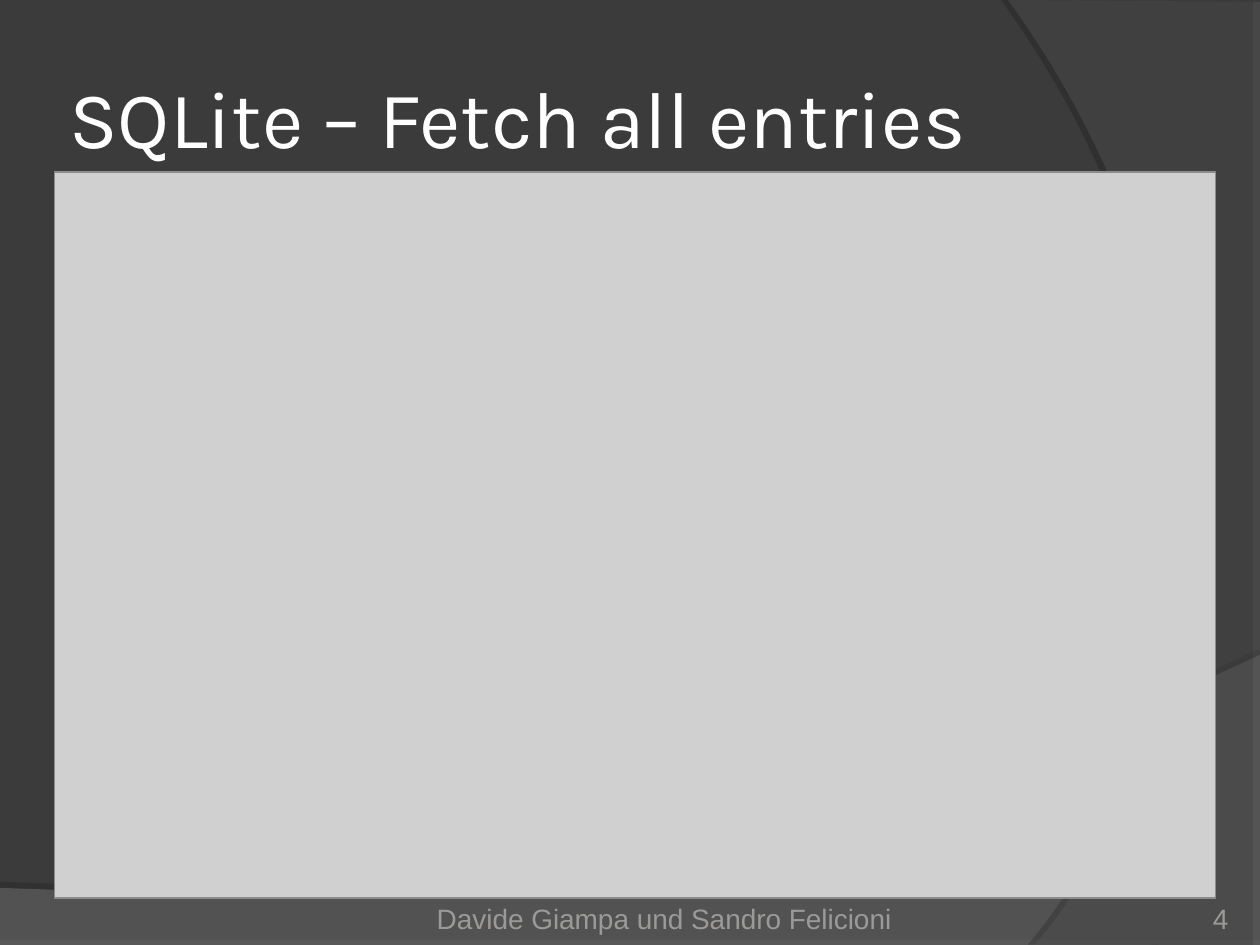
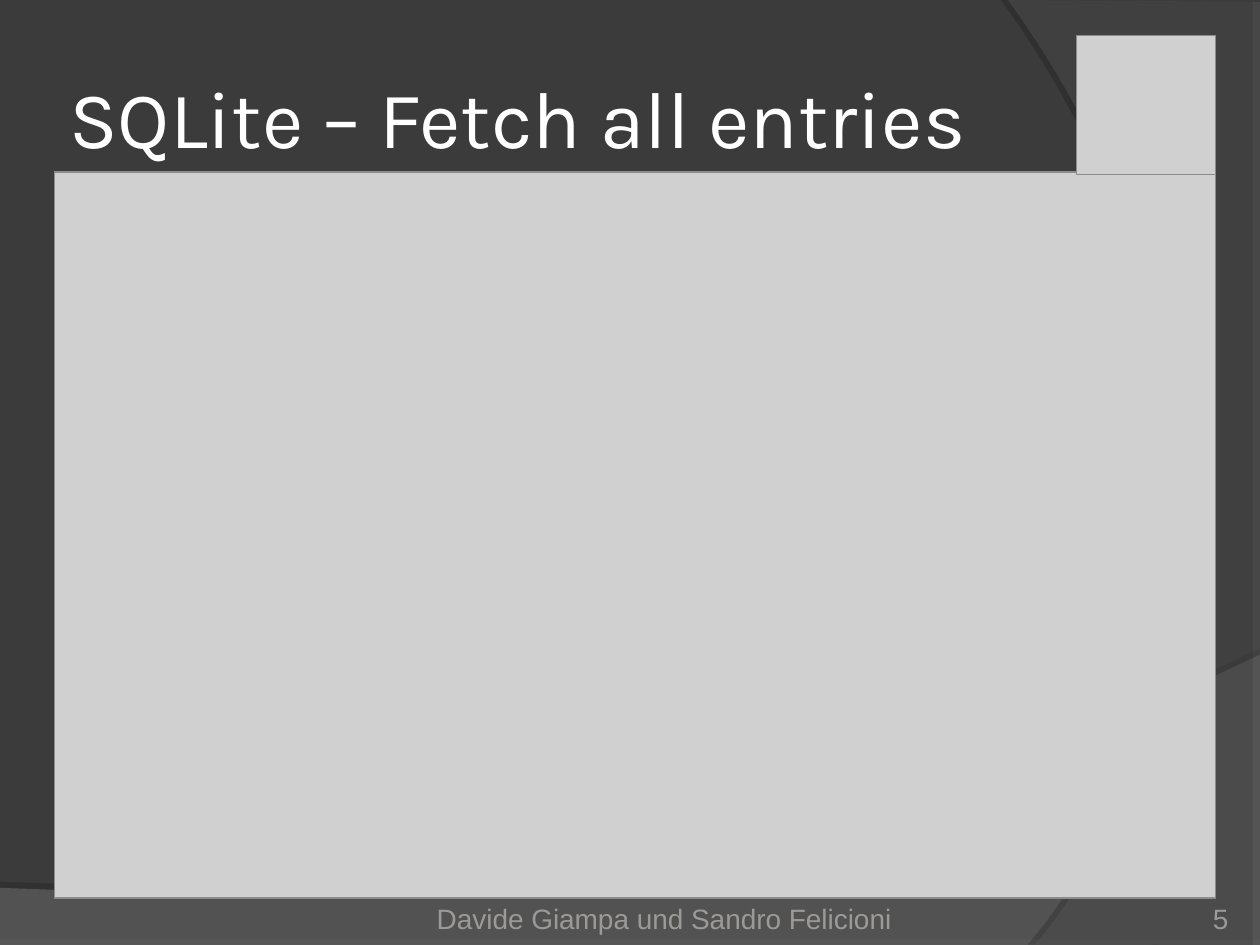
Before and after one commit to Mr-Slash/TrailDevils, a slide deck: slide 5 of doc/01_Project Management/TrailDevils-final.ppt (slide 4 before the commit). Drawn at 1260x945 pixels with LibreOffice and Linux fonts; fonts in the diff are those of the drawing; grey boxes stand for pictures. Boxes give left, top, right and bottom in pixels: in the first picture for what was removed or moved away, otherwise in the second. Text is boxed around its words. In the diff, an @@ line names an element or a change of style, - is before the commit and + after.

```diff
--- a/doc/01_Project Management/TrailDevils-final.ppt
+++ b/doc/01_Project Management/TrailDevils-final.ppt
@@ picture added at (1076,35,1215,174) @@
@@ page number at (1213,910,1229,929): text changed @@
-4
+5
```
Also in this commit, not shown: 10 other slides changed, 9 slides added.
